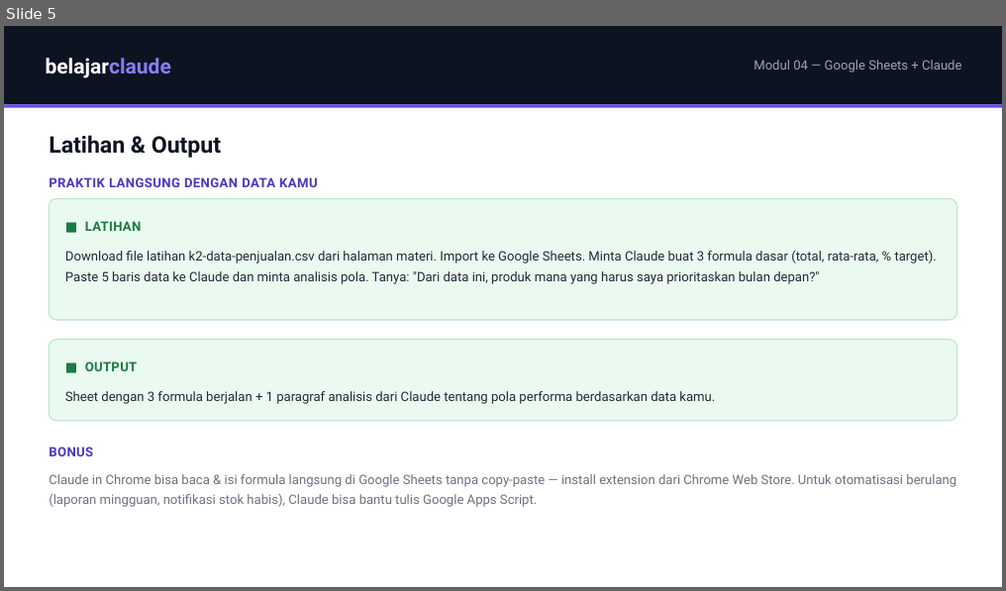
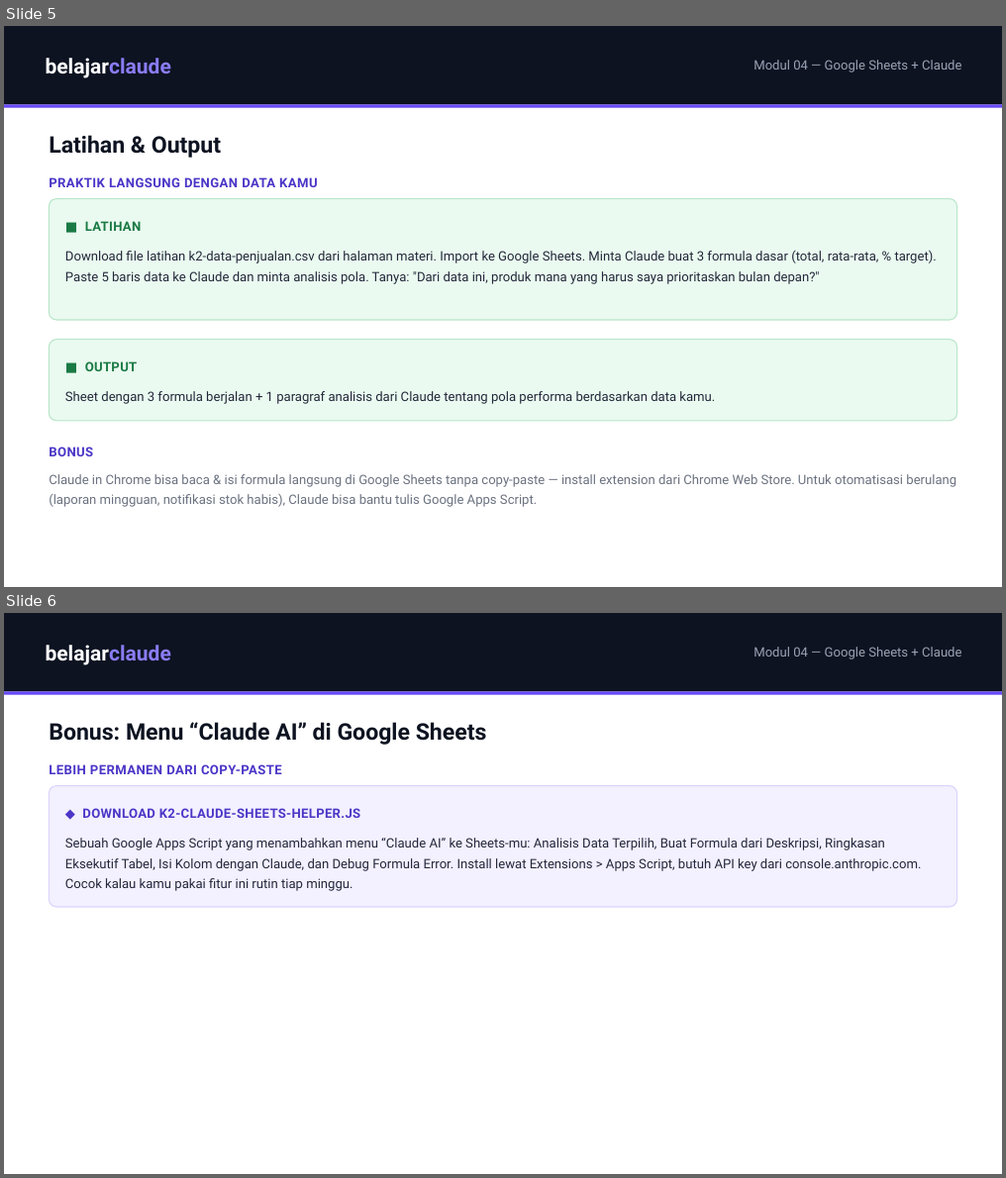
Before and after one commit to juliautomo/belajar-claude, a slide deck: K2-Produktivitas/M04-Google-Sheets/K2-M04-Google-Sheets.pptx. Shown one above the other, each under a label of ours: slide 5 before the commit, slides 5 and 6 after it. The pictures are 1006x591 and 1006x1178 pixels, drawn with LibreOffice and Linux fonts; fonts in the diff are those of the drawing. Boxes give left, top, right and bottom in pixels: in the first picture for what was removed or moved away, otherwise in the second. Text is boxed around its words. In the diff, an @@ line names an element or a change of style, - is before the commit and + after.

Commit message:
Add Level-Up bonus slides to K2 M02-M08 PPTs

```diff
--- a/K2-Produktivitas/M04-Google-Sheets/K2-M04-Google-Sheets.pptx
+++ b/K2-Produktivitas/M04-Google-Sheets/K2-M04-Google-Sheets.pptx
@@ slide 6 added at bbox=[4, 613, 1002, 1174], background #FFFFFF @@
@@ rectangle added at bbox=[4, 613, 1002, 691], fill #0D1321 @@
@@ text added at bbox=[46, 645, 171, 665], 20 pt, text #FFFFFF, bold @@
+belajarclaude
@@ text added at bbox=[753, 647, 961, 660], 12.5 pt, text #9AA2B4 @@
+Modul 04 — Google Sheets + Claude
@@ rectangle added at bbox=[4, 691, 1002, 694], fill #6849F6 @@
@@ text added at bbox=[49, 722, 487, 745], 22 pt, text #0D1321, bold @@
+Bonus: Menu “Claude AI” di Google Sheets
@@ text added at bbox=[49, 764, 282, 774], 12.5 pt, text #4B36C7, bold @@
+LEBIH PERMANEN DARI COPY-PASTE
@@ rounded rectangle added at bbox=[49, 786, 957, 907], fill #F3F0FF, outline #DCD3FB 1 pt @@
@@ text added at bbox=[82, 808, 360, 818], 12.5 pt, text #4B36C7, bold @@
+◆ DOWNLOAD K2-CLAUDE-SHEETS-HELPER.JS
@@ text added at bbox=[65, 838, 921, 891], 12.5 pt, text #23283A @@
+Sebuah Google Apps Script yang menambahkan menu “Claude AI” ke Sheets-mu: Analisis Data Terpilih, Buat Formula dari Deskripsi, Ringkasan Eksekutif Tabel, Isi Kolom dengan Claude, dan Debug Formula Error. Install lewat Extensions > Apps Script, butuh API key dari console.anthropic.com. Cocok kalau kamu pakai fitur ini rutin tiap minggu.
```
Also in this commit, not shown: 1 other slide added, 6 other files.
